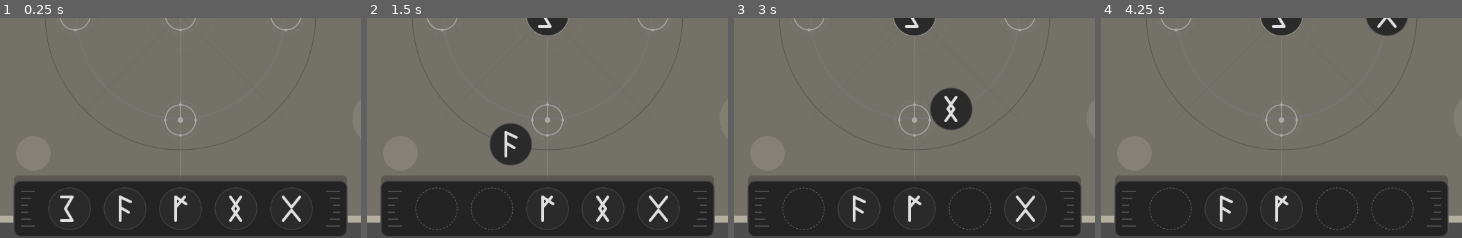
Above: before the commit, frames 1-4 (left to right).
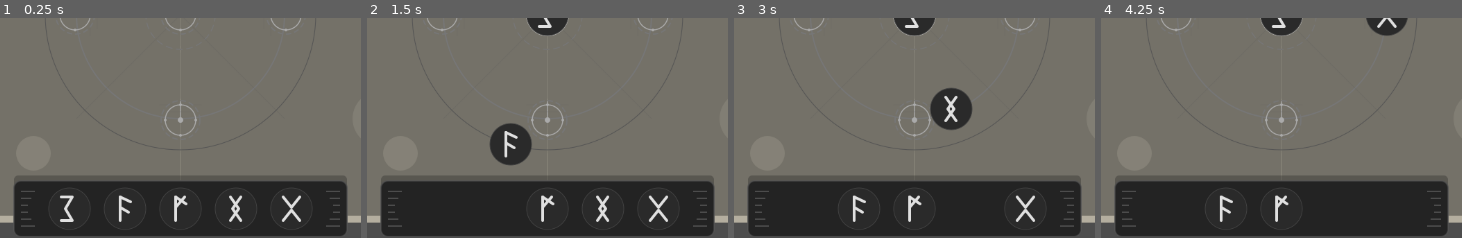
Above: after the commit, the same moments.

Repository: Triysle/wyrdweaver
Game: Godot game, scene res://scenes/first_page.tscn
The game is run twice, just before and just after one commit, with the same random seed, the same clock (stepped at 60 frames per second) and the same inputs.
Inputs (mouse positions are % of the whole screen's width and height, from its top left):
- Up to frame 1 (0.25 s): no input
- Up to frame 2 (1.5 s): tap Enter at 0.5 s; drag from (35, 92) to (50, 48) at 0.52 s; drag from (42, 92) to (50, 48) at 1.27 s
- Up to frame 3 (3 s): move the mouse to (50, 92) at 2.02 s; click (50, 92) at 2.17 s; tap R (reset_game) at 2.75 s; drag from (58, 92) to (50, 25) at 2.77 s
- Up to frame 4 (4.25 s): tap R (reset_game) at 3.5 s; drag from (65, 92) to (65, 48) at 3.52 s
The pictures show only the part of the screen within x 25-75%, y 49-99%; the shares and areas given below are measured in that part.

The runs differ from the first frame. In frame 2, 0.1% of the frame differs, in the area x 13-41%, y 76-97%; in frame 3, 0.1%; in frame 4, 0.2%, in the area x 13-87%, y 76-97%.

Commit message:
0.0.6
trying (and failing) to improve dynamic tray system

Diff:
--- /dev/null
+++ b/assets/temp/updated-rune-tray.svg
@@ -0,0 +1,18 @@
+<svg xmlns="http://www.w3.org/2000/svg" viewBox="0 0 500 100">
+  <!-- Tray background -->
+  <rect x="10" y="10" width="480" height="80" rx="10" ry="10" fill="#333" stroke="#555" stroke-width="2"/>
+
+  <!-- Tray texture -->
+  <filter id="grain" x="0%" y="0%" width="100%" height="100%">
+    <feTurbulence type="fractalNoise" baseFrequency="0.15" numOctaves="3" stitchTiles="stitch"/>
+    <feColorMatrix type="matrix" values="0 0 0 0 0 0 0 0 0 0 0 0 0 0 0 0 0 0 0.1 0"/>
+  </filter>
+
+  <rect x="10" y="10" width="480" height="80" rx="10" ry="10" filter="url(#grain)" opacity="0.3"/>
+
+  <!-- Runic ornaments -->
+  <path d="M20 25 L40 25 M20 35 L35 35 M20 45 L30 45" stroke="#777" stroke-width="1"/>
+  <path d="M460 25 L480 25 M465 35 L480 35 M470 45 L480 45" stroke="#777" stroke-width="1"/>
+  <path d="M20 75 L40 75 M20 65 L35 65 M20 55 L30 55" stroke="#777" stroke-width="1"/>
+  <path d="M460 75 L480 75 M465 65 L480 65 M470 55 L480 55" stroke="#777" stroke-width="1"/>
+</svg>
--- a/scenes/first_page.tscn
+++ b/scenes/first_page.tscn
@@ -7,10 +7,10 @@
 [ext_resource type="Texture2D" uid="uid://dou5xec063x05" path="res://assets/temp/node-placeholder.svg" id="5_wtyil"]
 [ext_resource type="Texture2D" uid="uid://ckwuy5cyl2dtl" path="res://assets/temp/node-highlight.svg" id="6_js6qt"]
 [ext_resource type="Texture2D" uid="uid://daf7qtwbyeew0" path="res://assets/temp/success-indicator.svg" id="7_l8pgn"]
-[ext_resource type="Texture2D" uid="uid://rbxtxjdipbc6" path="res://assets/temp/rune-tray.svg" id="8_al0c0"]
 [ext_resource type="Script" uid="uid://ojn8p5snn4ko" path="res://scripts/Rune.gd" id="9_qxcc4"]
 [ext_resource type="Script" uid="uid://dhcf3pu00uv1p" path="res://scripts/RuneTray.gd" id="9_xwo0y"]
 [ext_resource type="Texture2D" uid="uid://b4sgcaff0hoer" path="res://assets/temp/rune-sowilo.svg" id="10_lv01k"]
+[ext_resource type="Texture2D" uid="uid://cdpmosut5sh36" path="res://assets/temp/updated-rune-tray.svg" id="10_xwo0y"]
 [ext_resource type="Texture2D" uid="uid://bbufq40t2ckhs" path="res://assets/temp/rune-glow.svg" id="11_su4tq"]
 [ext_resource type="Texture2D" uid="uid://b3uv5jfmwoe0g" path="res://assets/temp/rune-fehu.svg" id="12_efwbv"]
 [ext_resource type="Texture2D" uid="uid://s8xr7gree6w" path="res://assets/temp/rune-ansuz.svg" id="13_0duqf"]
@@ -169,7 +169,7 @@
 script = ExtResource("9_xwo0y")
 
 [node name="TrayBackground" type="Sprite2D" parent="RuneTray"]
-texture = ExtResource("8_al0c0")
+texture = ExtResource("10_xwo0y")
 
 [node name="RuneContainer" type="Node2D" parent="RuneTray"]
 
--- a/scripts/FirstPage.gd
+++ b/scripts/FirstPage.gd
@@ -20,8 +20,8 @@
 
 # Initialize the rune tray
 func _initialize_rune_tray():
-	# Add RuneTray script to the RuneTray node if it doesn't have it
-	if not rune_tray.has_script():
+	# Make sure RuneTray has the correct script
+	if not rune_tray.has_script() or not rune_tray is RuneTray:
 		rune_tray.set_script(load("res://scripts/RuneTray.gd"))
 		print("Added RuneTray script")
 
@@ -47,12 +47,14 @@
 	if rune_tray and rune_tray.has_node("RuneContainer"):
 		for rune in rune_tray.get_node("RuneContainer").get_children():
 			if rune is Rune:
+				# Disconnect existing connections to avoid duplicates
 				if rune.is_connected("rune_drag_started", _on_rune_drag_started):
 					rune.rune_drag_started.disconnect(_on_rune_drag_started)
 
 				if rune.is_connected("rune_drag_ended", _on_rune_drag_ended):
 					rune.rune_drag_ended.disconnect(_on_rune_drag_ended)
 
+				# Connect the signals
 				rune.rune_drag_started.connect(_on_rune_drag_started)
 				rune.rune_drag_ended.connect(_on_rune_drag_ended)
 		print("Rune signals connected successfully")
--- a/scripts/Rune.gd
+++ b/scripts/Rune.gd
@@ -94,10 +94,18 @@
 	# If no valid placement, return to tray
 	if not valid_placement:
 		print("No valid placement found, returning to tray")
+		current_state = "in_tray"  # Set this before returning to ensure tray knows it's handling a tray rune
+		current_node = null
+
+		# Signal that dragging has ended BEFORE calling return_to_tray
+		# This ensures the tray knows to handle this rune
+		emit_signal("rune_drag_ended", self)
+
+		# Now return to tray
 		return_to_tray()
-
-	# Signal that dragging has ended
-	emit_signal("rune_drag_ended", self)
+	else:
+		# Signal that dragging has ended
+		emit_signal("rune_drag_ended", self)
 
 	# Disable processing for movement
 	set_process(false)
@@ -139,9 +147,47 @@
 	# Turn off any activation effects
 	deactivate()
 
-	# Let the tray manage positioning
-	# The tween is now handled by the RuneTray script
-	print("Rune returned to tray")
+	# Find tray to properly position the rune
+	var tray = _find_rune_tray()
+	if tray:
+		print("Found tray, letting it handle positioning")
+		# The rune is now in the "in_tray" state, so emit the signal
+		# This will cause the tray to find a slot via the _on_rune_drag_ended handler
+		# We don't need to do anything else here, tray will handle it
+	else:
+		print("Tray not found, using original position")
+		# Fallback to original position if tray can't be found
+		var tween = create_tween()
+		tween.tween_property(self, "position", original_position, 0.3).set_ease(Tween.EASE_OUT).set_trans(Tween.TRANS_ELASTIC)
+
+# Find the rune tray in the scene
+func _find_rune_tray():
+	var parent = get_parent()
+	while parent:
+		if parent.get_parent() is RuneTray:
+			return parent.get_parent()
+		parent = parent.get_parent()
+
+	# Try to find by node type in the scene
+	var root = get_tree().get_root()
+	for node in root.get_children():
+		var tray = _find_tray_in_node(node)
+		if tray:
+			return tray
+
+	return null
+
+# Recursive helper to find tray
+func _find_tray_in_node(node):
+	if node is RuneTray:
+		return node
+
+	for child in node.get_children():
+		var result = _find_tray_in_node(child)
+		if result:
+			return result
+
+	return null
 
 # Activate the rune (when part of a completed pattern)
 func activate():
--- a/scripts/RuneTray.gd
+++ b/scripts/RuneTray.gd
@@ -2,7 +2,9 @@
 class_name RuneTray
 
 # Tray properties
-@export var slot_spacing: float = 80.0  # Distance between slots (default)
+@export var max_slots: int = 5
+@export var slot_spacing: float = 80.0  # Distance between slots
+@export var slot_padding: float = 10.0  # Extra padding on the edges
 
 # Runtime properties
 var slots = []  # Array of slot positions
@@ -10,58 +12,93 @@
 
 # Called when the node enters the scene tree for the first time
 func _ready():
-	# Initialize the tray slots using existing RuneContainer
-	_setup_slots_from_container()
+	# Initialize the tray slots dynamically
+	_setup_slots()
 
 	# Connect signals from existing runes
+	_connect_rune_signals()
+
+	# Position the runes in the tray initially
+	_position_initial_runes()
+
+# Set up the slot positions dynamically
+func _setup_slots():
+	slots.clear()
+	occupied_slots.clear()
+
+	# Calculate total width available
+	var tray_width = $TrayBackground.texture.get_width() - (slot_padding * 2)
+
+	# Calculate position of each slot
+	for i in range(max_slots):
+		var x_pos = (tray_width / (max_slots + 1)) * (i + 1) - (tray_width / 2)
+		slots.append(Vector2(x_pos, 0))
+
+	print("Initialized ", slots.size(), " tray slots dynamically")
+
+# Connect signals from all runes in the container
+func _connect_rune_signals():
 	for rune in $RuneContainer.get_children():
 		if rune is Rune:
-			# Set original position based on current position
-			rune.original_position = rune.position
+			# Disconnect existing connections to avoid duplicates
+			if rune.is_connected("rune_drag_ended", _on_rune_drag_ended):
+				rune.rune_drag_ended.disconnect(_on_rune_drag_ended)
+
 			# Connect the signals
 			rune.rune_drag_ended.connect(_on_rune_drag_ended)
 
-# Set up the slot positions based on existing runes in the RuneContainer
-func _setup_slots_from_container():
-	slots.clear()
+	print("Connected signals from ", $RuneContainer.get_children().size(), " runes")
 
-	# Use existing rune positions as slots
-	for rune in $RuneContainer.get_children():
-		if rune is Rune:
-			slots.append(rune.position)
+# Position the initial runes in the tray
+func _position_initial_runes():
+	var runes = $RuneContainer.get_children()
 
-			# Mark slot as occupied initially
-			var slot_index = slots.size() - 1
-			occupied_slots[slot_index] = rune
+	# Only position up to max_slots runes
+	var rune_count = min(runes.size(), max_slots)
 
-	print("Initialized ", slots.size(), " tray slots based on existing runes")
+	for i in range(rune_count):
+		if i < runes.size() and i < slots.size():
+			var rune = runes[i]
+			if rune is Rune:
+				# Set rune position to slot
+				rune.position = slots[i]
+				rune.original_position = slots[i]
+
+				# Mark slot as occupied
+				occupied_slots[i] = rune
+
+	print("Positioned ", rune_count, " runes in the tray")
 
 # Get the nearest available slot to a given position
-func get_nearest_available_slot(global_pos: Vector2) -> Vector2:
+func get_nearest_available_slot(global_pos: Vector2) -> Dictionary:
 	var local_pos = to_local(global_pos)
+
+	# First, check for completely empty slots (first available)
+	for i in range(slots.size()):
+		if not occupied_slots.has(i):
+			print("Found first available slot at index: ", i)
+			return {
+				"index": i,
+				"position": slots[i]
+			}
+
+	# If we get here, all slots are occupied
+	print("All slots are occupied, finding nearest one")
 	var nearest_slot_index = -1
 	var nearest_distance = INF
 
-	# Find the nearest unoccupied slot
+	# Find the nearest slot
 	for i in range(slots.size()):
-		if not occupied_slots.has(i):
-			var distance = local_pos.distance_to(slots[i])
-			if distance < nearest_distance:
-				nearest_distance = distance
-				nearest_slot_index = i
+		var distance = local_pos.distance_to(slots[i])
+		if distance < nearest_distance:
+			nearest_distance = distance
+			nearest_slot_index = i
 
-	# If all slots are occupied, find the nearest slot regardless
-	if nearest_slot_index == -1:
-		for i in range(slots.size()):
-			var distance = local_pos.distance_to(slots[i])
-			if distance < nearest_distance:
-				nearest_distance = distance
-				nearest_slot_index = i
-
-	# Mark this slot as occupied
-	occupied_slots[nearest_slot_index] = true
-
-	return slots[nearest_slot_index]
+	# Return information about the nearest slot
+	return {
+		"index": nearest_slot_index,
+		"position": slots[nearest_slot_index] if nearest_slot_index != -1 else Vector2.ZERO
+	}
 
 # Free up a slot for a specific rune
 func free_slot_for_rune(rune: Rune):
@@ -72,26 +109,47 @@
 			occupied_slots.erase(slot_index)
 			return
 
+# Add a rune to the tray
+func add_rune(rune: Rune):
+	# Find an available slot
+	var slot_info = get_nearest_available_slot(rune.global_position)
+
+	if slot_info.index != -1:
+		# Update rune's original position to the new slot
+		rune.original_position = slot_info.position
+
+		# Update occupied slots
+		occupied_slots[slot_info.index] = rune
+
+		# Create a tween for smooth movement to the slot
+		var tween = create_tween()
+		tween.tween_property(rune, "position", slot_info.position, 0.3).set_ease(Tween.EASE_OUT).set_trans(Tween.TRANS_ELASTIC)
+
+		return true
+
+	return false
+
 # Handle a rune being returned to the tray
 func _on_rune_drag_ended(rune: Rune):
 	if rune.current_state == "in_tray":
 		# Rune is being returned to tray
 
+		print("Rune returning to tray: ", rune.rune_type)
+
 		# Free up the old slot if this rune had one
 		free_slot_for_rune(rune)
 
-		# Find nearest available slot
-		var new_slot_position = get_nearest_available_slot(rune.global_position)
+		# Find an available slot
+		var slot_info = get_nearest_available_slot(rune.global_position)
 
-		# Update rune's original position to the new slot
-		rune.original_position = new_slot_position
+		print("Found slot index: ", slot_info.index, " at position: ", slot_info.position)
 
-		# Create a tween for smooth movement to the slot
-		var tween = create_tween()
-		tween.tween_property(rune, "position", new_slot_position, 0.3).set_ease(Tween.EASE_OUT).set_trans(Tween.TRANS_ELASTIC)
+		if slot_info.index != -1:
+			# Update occupied slots
+			occupied_slots[slot_info.index] = rune
 
-		# Update occupied slots
-		for slot_index in range(slots.size()):
-			if slots[slot_index] == new_slot_position:
-				occupied_slots[slot_index] = rune
-				break
+			# Create a tween for smooth movement to the slot
+			var tween = create_tween()
+			tween.tween_property(rune, "position", slot_info.position, 0.3).set_ease(Tween.EASE_OUT).set_trans(Tween.TRANS_ELASTIC)
+		else:
+			print("ERROR: No available slots found in tray!")
Not shown, added: assets/temp/updated-rune-tray.svg.import
